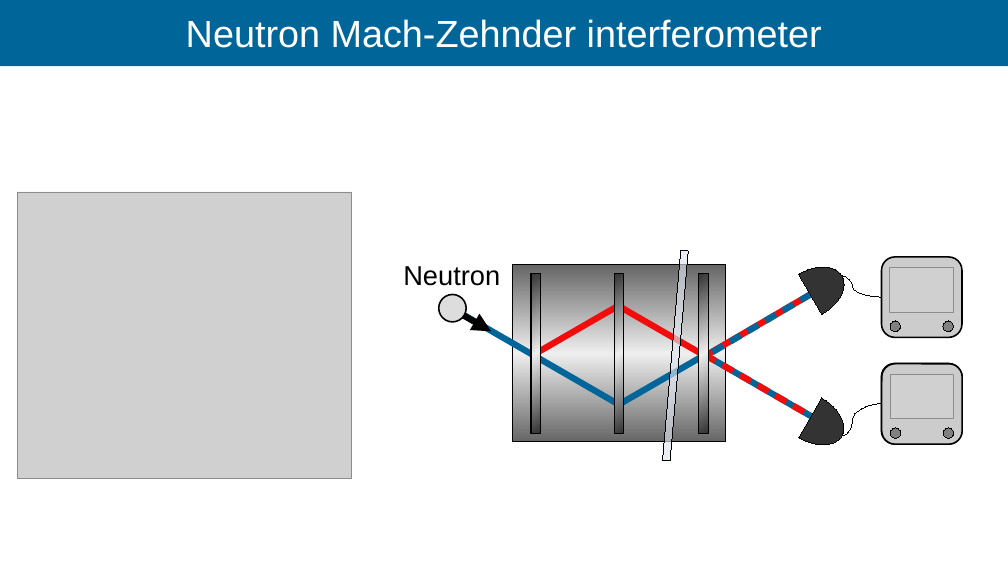
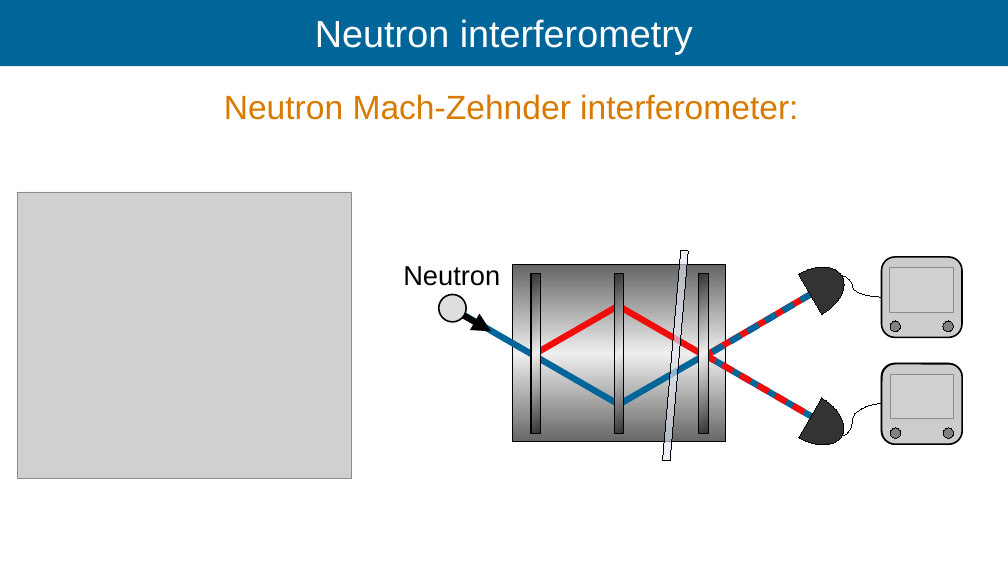
Before and after one commit to Ismaele-vincent/PhD, a slide deck: slide 8 of 2026/Talks/ILL Seminar/ILL seminar 2026 ver3.odp. Drawn at 1008x567 pixels with LibreOffice and Linux fonts; fonts in the diff are those of the drawing; grey boxes stand for pictures; background and template pictures are left out. Boxes give left, top, right and bottom in pixels: in the first picture for what was removed or moved away, otherwise in the second. Text is boxed around its words. In the diff, an @@ line names an element or a change of style, - is before the commit and + after.

```diff
--- a/2026/Talks/ILL Seminar/ILL seminar 2026 ver3.odp
+++ b/2026/Talks/ILL Seminar/ILL seminar 2026 ver3.odp
@@ title at (315, 19, 693, 55): text changed @@
-Neutron Mach-Zehnder interferometer
+Neutron interferometry
@@ text added at (224, 94, 798, 120), 32 pt, text #D97A00 @@
+Neutron Mach-Zehnder interferometer:
```
Also in this commit, not shown: 18 other slides changed, 15 slides added, 6 other files.
